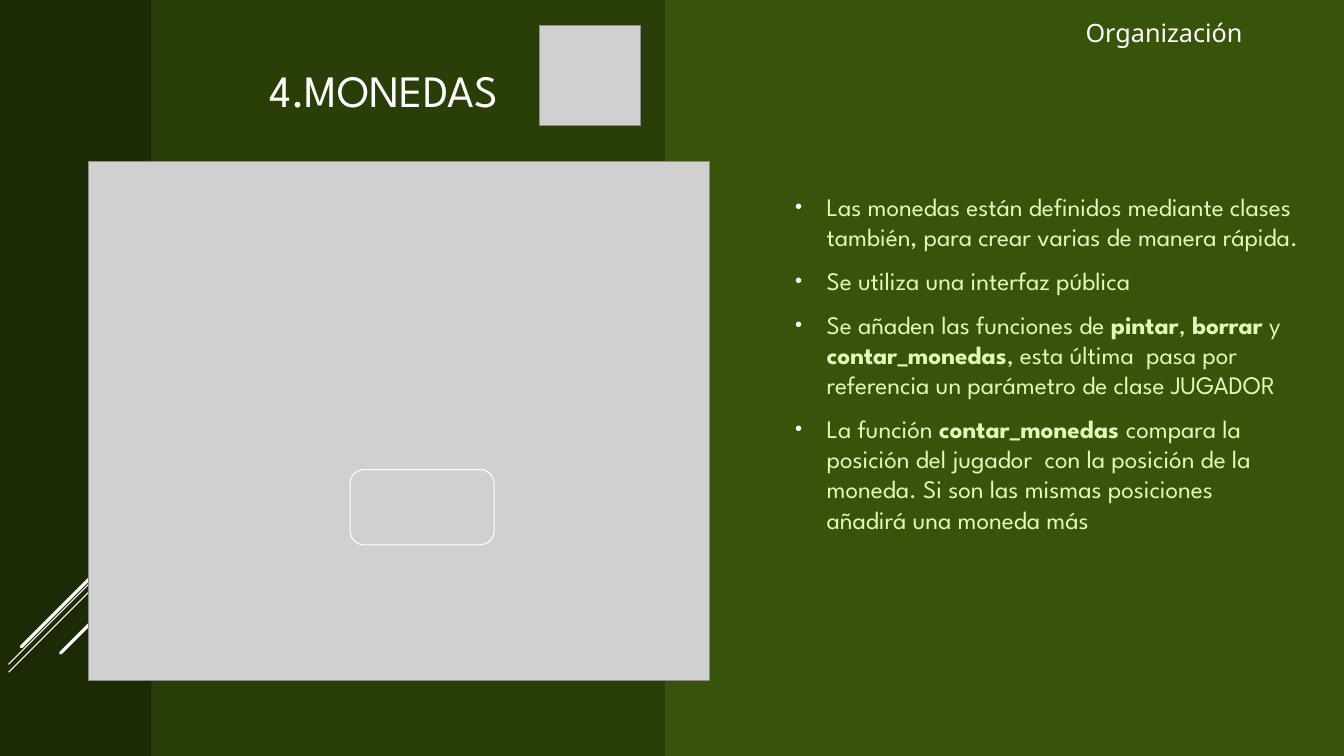
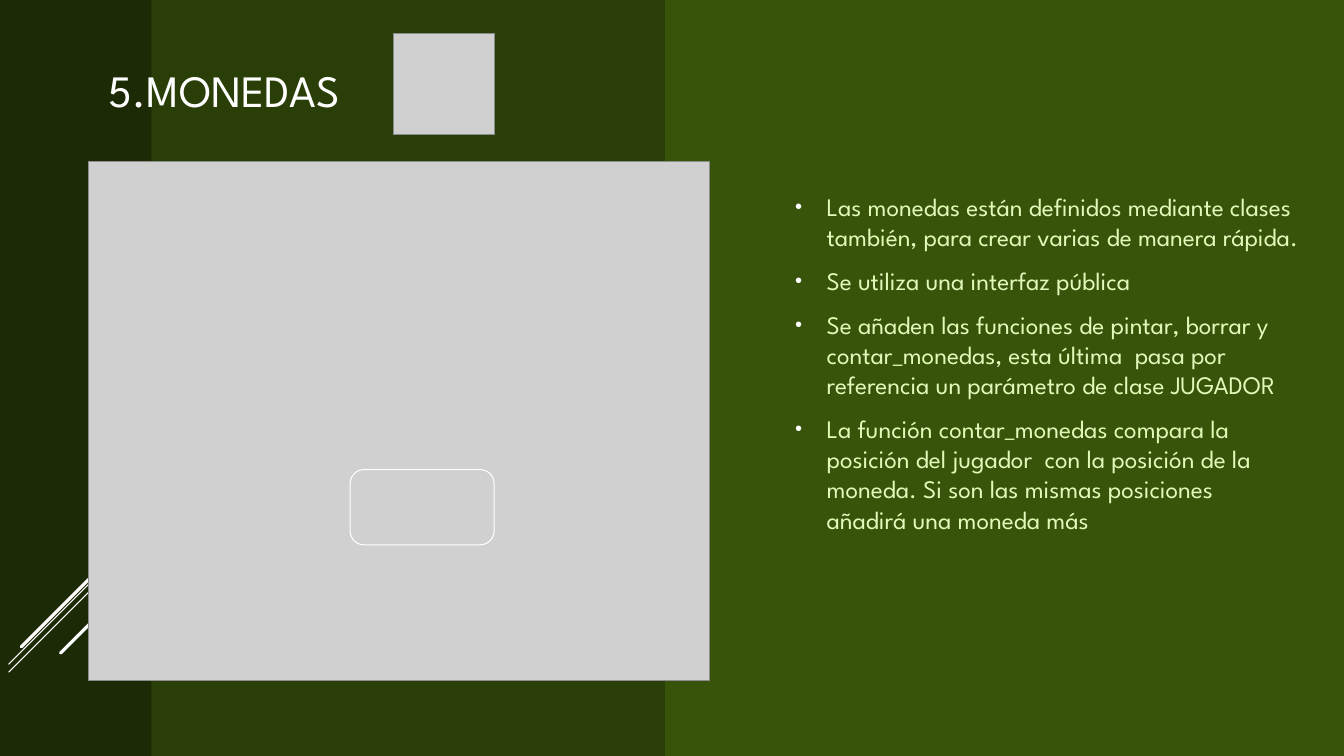
Before and after one commit to aigora/twA109_1920-camara-termica, a slide deck: slide 7 of CROSS the road.pptx (slide 6 before the commit). Drawn at 1344x756 pixels with LibreOffice and Linux fonts; fonts in the diff are those of the drawing; grey boxes stand for pictures. Boxes give left, top, right and bottom in pixels: in the first picture for what was removed or moved away, otherwise in the second. Text is boxed around its words. In the diff, an @@ line names an element or a change of style, - is before the commit and + after.

```diff
--- a/CROSS the road.pptx
+++ b/CROSS the road.pptx
@@ text removed at [1086, 22, 1243, 48] @@
-Organización
@@ picture: place and size @@
-picture at [540, 25, 641, 126]
+picture at [393, 33, 494, 134]
@@ title at [109, 77, 340, 108]: text changed @@
-4.MONEDAS
+5.MONEDAS
@@ text at [827, 316, 1275, 530]: bold off in "pintar, borrar contar_monedas,", "contar_monedas" @@
```
Also in this commit, not shown: 4 other slides changed, 3 slides added.
